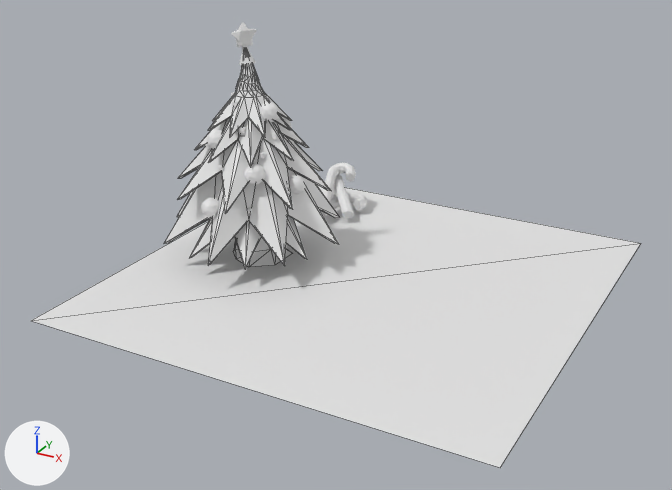
A saved change to the glTF model static/navidad.glb.
The view is the same before and after, from a 50 mm lens placed at (3.4, -6.67, 3.61), pointed at (-0.07, -0.36, 0.45). Lighting does not change. The marker at lower left points along +X, +Y and +Z. Mesh edges are drawn as thin lines on the coarser meshes. Where no turn or scale is listed for an object, it has been applied to the vertices.

Names of what the first picture shows: 'Plane', 'lvl0', 'lvl1', 'lvl2', 'lvl3', 'punta.001'.
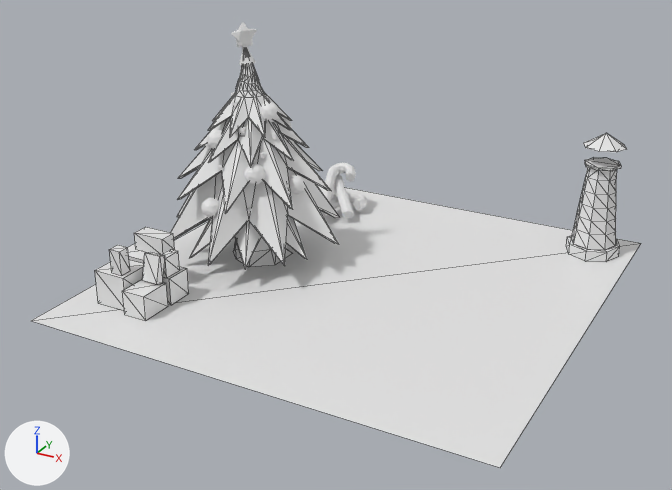
Location of each change, [x1, y1, x2, y2] in pixels of the pictures (672 x 490 px):
'body', added: after [571, 168, 617, 250]
'Cube.001', added: after [122, 279, 168, 321]
'Cube.006', added: after [95, 260, 144, 310]
'Cube.004', added: after [134, 227, 175, 254]
'base', added: after [566, 235, 620, 262]
'Cube.003', added: after [163, 266, 189, 305]
'Cube.007', added: after [142, 252, 165, 284]
'roof', added: after [584, 133, 626, 152]
'Cube.002', added: after [109, 245, 130, 276]
'topbase', added: after [585, 157, 621, 171]
'Cube.005', added: after [162, 249, 180, 278]
'Cube', added: after [128, 244, 145, 263]

What changed in the scene script:
```text
Add me_cube_026:
    me_cube_026.from_pydata([(-0.077, -0.036, 0.011), (-0.077, 0.026, 0.237), (-0.077, 0.037, -0.009), (-0.077, 0.099, 0.217), (0.077, -0.036, 0.011), (0.077, 0.026, 0.237), (0.077, 0.037, -0.009), (0.077, 0.099, 0.217)], [], [(0, 1, 3), (0, 3, 2), (2, 3, 7), (2, 7, 6), (6, 7, 5), (6, 5, 4), (4, 5, 1), (4, 1, 0), (7, 3, 1), (7, 1, 5)])
Add me_cube_031:
    me_cube_031.from_pydata([(-0.153, -0.153, 0.001), (-0.153, -0.153, 0.306), (-0.153, 0.153, 0.001), (-0.153, 0.153, 0.306), (0.153, -0.153, 0.001), (0.153, -0.153, 0.306), (0.153, 0.153, 0.001), (0.153, 0.153, 0.306)], [], [(0, 1, 3), (0, 3, 2), (2, 3, 7), (2, 7, 6), (6, 7, 5), (6, 5, 4), (4, 5, 1), (4, 1, 0), (7, 3, 1), (7, 1, 5)])
Add me_cube_025:
    me_cube_025.from_pydata([(-0.039, -0.089, 0.0), (-0.039, -0.089, 0.178), (-0.039, 0.089, 0.0), (-0.039, 0.089, 0.178), (0.039, -0.089, 0.0), (0.039, -0.089, 0.178), (0.039, 0.089, 0.0), (0.039, 0.089, 0.178)], [], [(0, 1, 3), (0, 3, 2), (2, 3, 7), (2, 7, 6), (6, 7, 5), (6, 5, 4), (4, 5, 1), (4, 1, 0), (7, 3, 1), (7, 1, 5)])
Add me_cube_030:
    me_cube_030.from_pydata([(-0.152, -0.078, 0.0), (-0.152, -0.078, 0.156), (-0.152, 0.078, 0.0), (-0.152, 0.078, 0.156), (0.152, -0.078, 0.0), (0.152, -0.078, 0.156), (0.152, 0.078, 0.0), (0.152, 0.078, 0.156)], [], [(0, 1, 3), (0, 3, 2), (2, 3, 7), (2, 7, 6), (6, 7, 5), (6, 5, 4), (4, 5, 1), (4, 1, 0), (7, 3, 1), (7, 1, 5)])
Add me_cube_029:
    me_cube_029.from_pydata([(-0.122, -0.122, 0.001), (-0.122, -0.122, 0.244), (-0.122, 0.122, 0.001), (-0.122, 0.122, 0.244), (0.122, -0.122, 0.001), (0.122, -0.122, 0.244), (0.122, 0.122, 0.001), (0.122, 0.122, 0.244)], [], [(0, 1, 3), (0, 3, 2), (2, 3, 7), (2, 7, 6), (6, 7, 5), (6, 5, 4), (4, 5, 1), (4, 1, 0), (7, 3, 1), (7, 1, 5)])
Add me_cube_024:
    me_cube_024.from_pydata([(-0.052, -0.052, 0.001), (-0.052, -0.052, 0.215), (-0.052, 0.052, 0.001), (-0.052, 0.052, 0.215), (0.052, -0.052, 0.001), (0.052, -0.052, 0.215), (0.052, 0.052, 0.001), (0.052, 0.052, 0.215)], [], [(0, 1, 3), (0, 3, 2), (2, 3, 7), (2, 7, 6), (6, 7, 5), (6, 5, 4), (4, 5, 1), (4, 1, 0), (7, 3, 1), (7, 1, 5)])
Add me_cube_028:
    me_cube_028.from_pydata([(-0.11, -0.146, 0.001), (-0.11, -0.146, 0.22), (-0.11, 0.146, 0.001), (-0.11, 0.146, 0.22), (0.11, -0.146, 0.001), (0.11, -0.146, 0.22), (0.11, 0.146, 0.001), (0.11, 0.146, 0.22)], [], [(0, 1, 3), (0, 3, 2), (2, 3, 7), (2, 7, 6), (6, 7, 5), (6, 5, 4), (4, 5, 1), (4, 1, 0), (7, 3, 1), (7, 1, 5)])
Add me_cube_027:
    me_cube_027.from_pydata([(-0.153, -0.153, 0.001), (-0.153, -0.153, 0.306), (-0.153, 0.153, 0.001), (-0.153, 0.153, 0.306), (0.153, -0.153, 0.001), (0.153, -0.153, 0.306), (0.153, 0.153, 0.001), (0.153, 0.153, 0.306)], [], [(0, 1, 3), (0, 3, 2), (2, 3, 7), (2, 7, 6), (6, 7, 5), (6, 5, 4), (4, 5, 1), (4, 1, 0), (7, 3, 1), (7, 1, 5)])
Add ob_cube_007:
    ob_cube_007 = bpy.data.objects.new('Cube.007', me_cube_026)
    ob_cube_007.location = (-1.271, -1.324, 0.235)
Add ob_cube_006:
    ob_cube_006 = bpy.data.objects.new('Cube.006', me_cube_031)
    ob_cube_006.location = (-1.571, -1.352, 0.004)
Add ob_cube_005:
    ob_cube_005 = bpy.data.objects.new('Cube.005', me_cube_025)
    ob_cube_005.location = (-1.234, -1.143, 0.247)
Add ob_cube_004:
    ob_cube_004 = bpy.data.objects.new('Cube.004', me_cube_030)
    ob_cube_004.location = (-1.556, -0.925, 0.31)
Add ob_cube_003:
    ob_cube_003 = bpy.data.objects.new('Cube.003', me_cube_029)
    ob_cube_003.location = (-1.286, -1.114, 0.004)
Add ob_cube_002:
    ob_cube_002 = bpy.data.objects.new('Cube.002', me_cube_024)
    ob_cube_002.location = (-1.509, -1.426, 0.311)
Add ob_cube_001:
    ob_cube_001 = bpy.data.objects.new('Cube.001', me_cube_028)
    ob_cube_001.location = (-1.284, -1.41, 0.004)
Add ob_cube:
    ob_cube = bpy.data.objects.new('Cube', me_cube_027)
    ob_cube.location = (-1.645, -0.994, 0.004)
Add ob_roof:
    ob_roof = bpy.data.objects.new('roof', me_cone)  # an 8-sided cone pointing to +z spanning x -0.194..0.194, y -0.194..0.194, z -0.06..0.06
    ob_roof.location = (1.637, 1.571, 1.105)
Add ob_topbase:
    ob_topbase = bpy.data.objects.new('topbase', me_cylinder_008)  # 24 vertices, 38 faces; spans x -0.164..0.164, y -0.164..0.164, z -0.012..0.012
    ob_topbase.location = (1.637, 1.57, 0.871)
Add ob_body:
    ob_body = bpy.data.objects.new('body', me_cylinder_007)  # 56 vertices, 96 faces; spans x -0.208..0.208, y -0.208..0.208, z -0.379..0.379
    ob_body.location = (1.637, 1.569, 0.482)
Add ob_base:
    ob_base = bpy.data.objects.new('base', me_cylinder_002)  # 24 vertices, 32 faces; spans x -0.249..0.249, y -0.249..0.249, z -0.05..0.05
    ob_base.location = (1.637, 1.569, 0.052)
```
